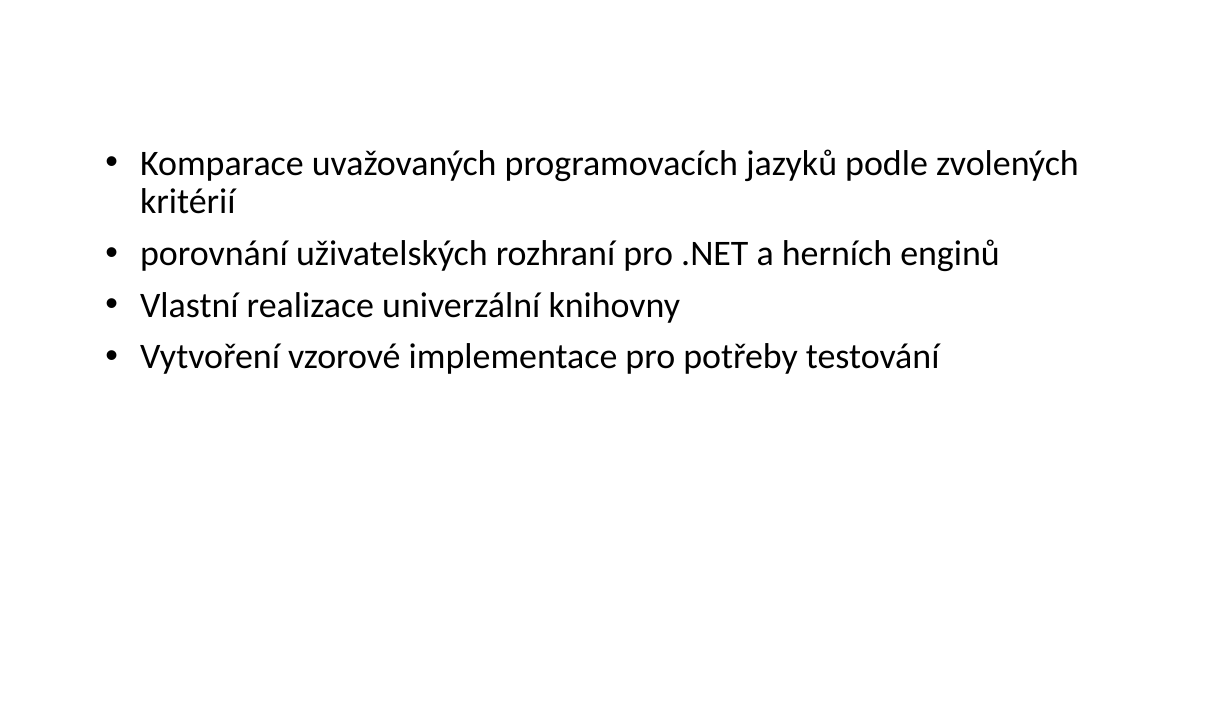
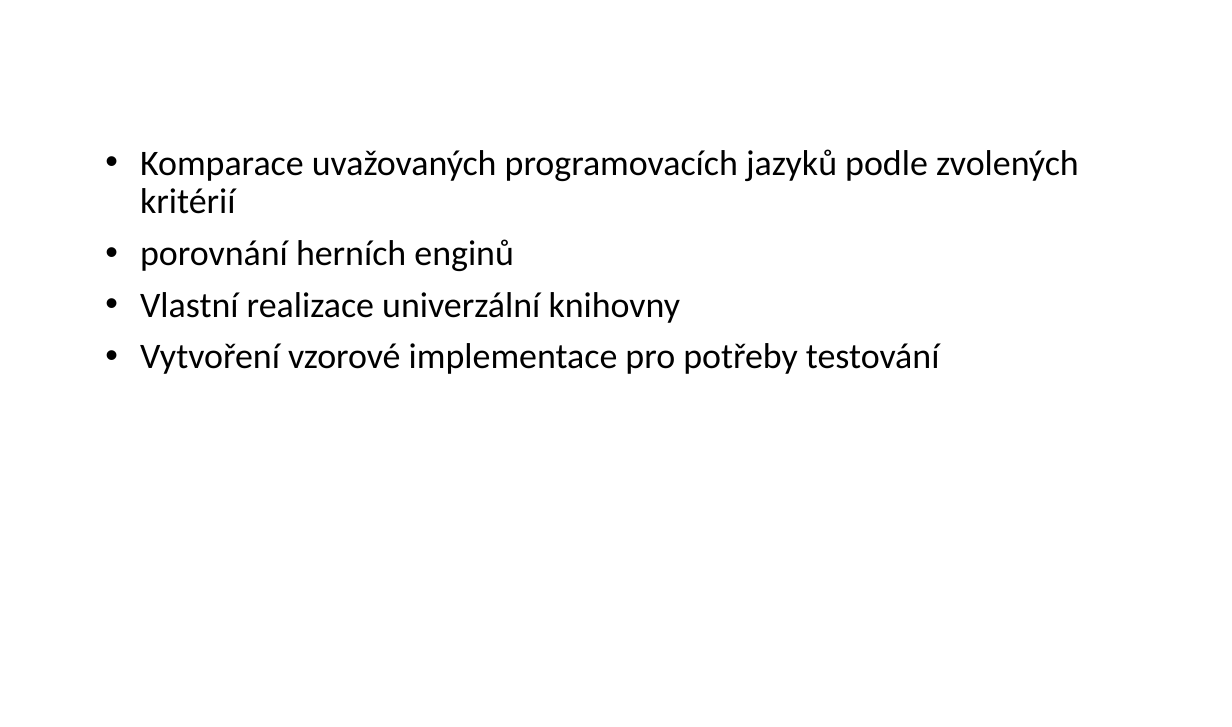
Before and after one commit to pjocesoj/bakalarka-git, a slide deck: slide 4 of prezentace/xnovm288-obhajoba.pptx. Drawn at 1232x727 pixels with LibreOffice and Linux fonts; fonts in the diff are those of the drawing; background and template pictures are left out. Boxes give left, top, right and bottom in pixels: in the first picture for what was removed or moved away, otherwise in the second. Text is boxed around its words. In the diff, an @@ line names an element or a change of style, - is before the commit and + after.

```diff
--- a/prezentace/xnovm288-obhajoba.pptx
+++ b/prezentace/xnovm288-obhajoba.pptx
@@ text at [140, 239, 514, 271]: text changed @@
-• porovnání uživatelských rozhraní pro .NET a herních enginů
+• porovnání herních enginů
```
Also in this commit, not shown: 1 slide removed.
